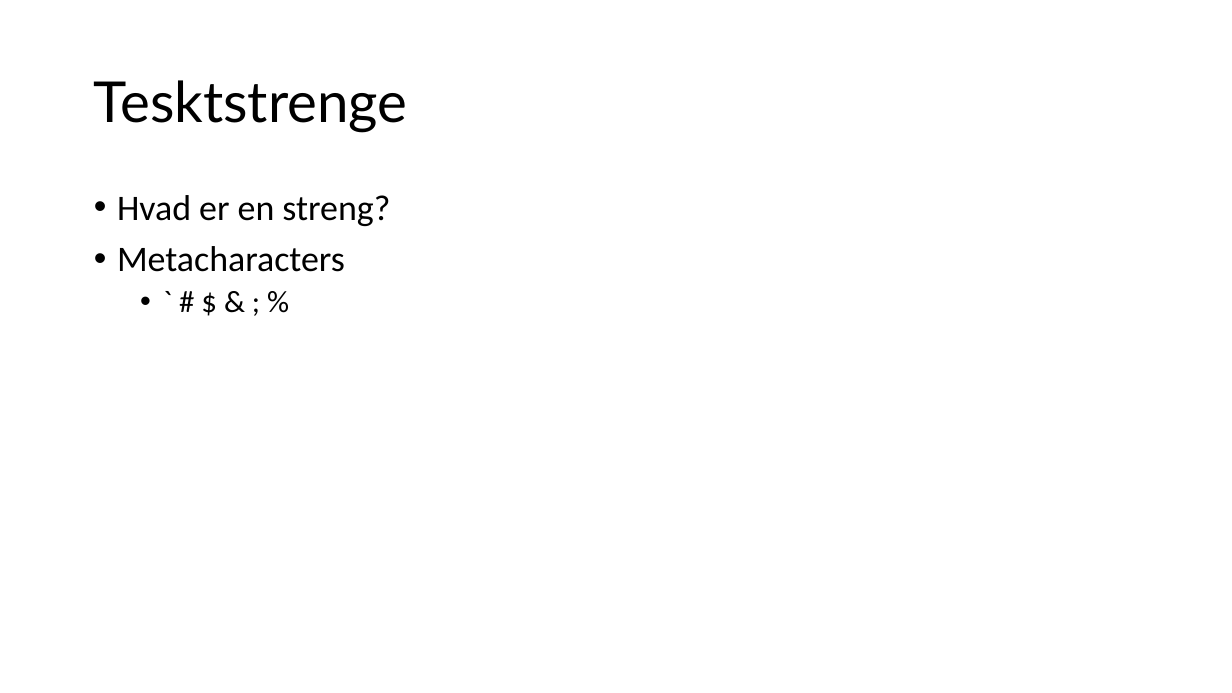
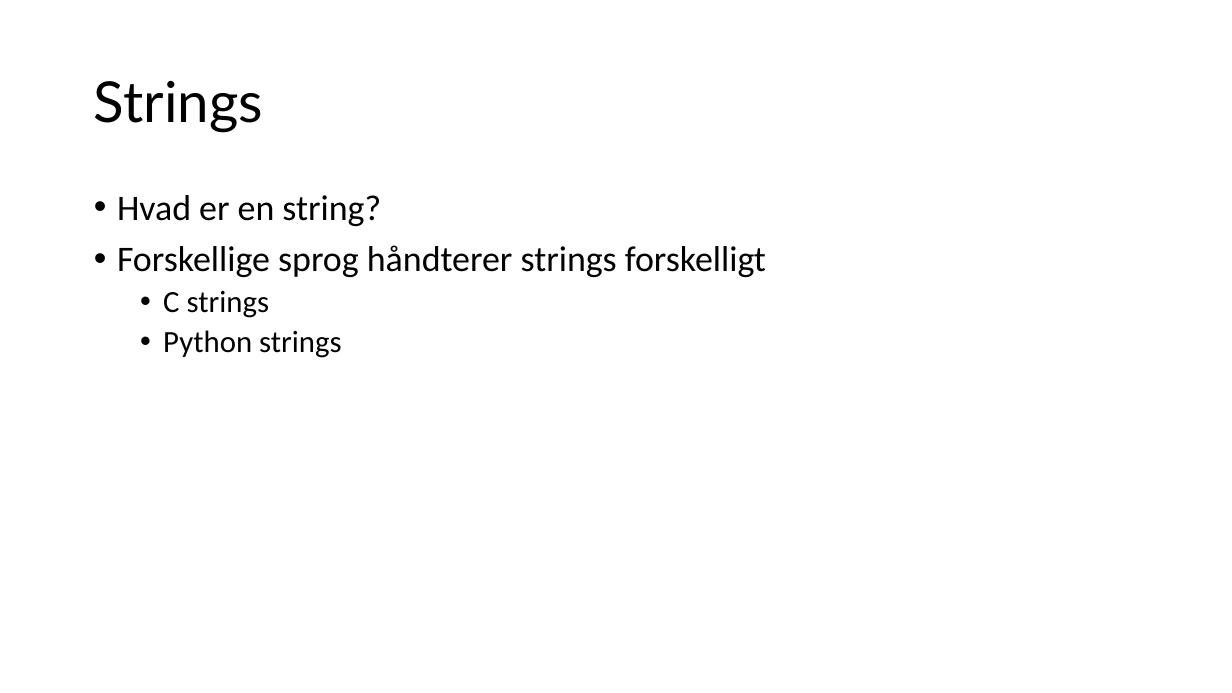
Before and after one commit to Kristiansax/kea-software-security-exam-slides, a slide deck: slide 4 of 7 - Håndtering af tekststrenge i software.pptx. Drawn at 1232x693 pixels with LibreOffice and Linux fonts; fonts in the diff are those of the drawing. Boxes give left, top, right and bottom in pixels: in the first picture for what was removed or moved away, otherwise in the second. Text is boxed around its words. In the diff, an @@ line names an element or a change of style, - is before the commit and + after.

```diff
--- a/7 - Håndtering af tekststrenge i software.pptx
+++ b/7 - Håndtering af tekststrenge i software.pptx
@@ title at (94,81,263,132): text changed @@
-Tesktstrenge
+Strings
@@ text at (117,195,766,358): text changed @@
-• Hvad er en streng?
-• Metacharacters
-  • ` # $ & ; %
+• Hvad er en string?
+• Forskellige sprog håndterer strings forskelligt
+  • C strings
+  • Python strings
```
Also in this commit, not shown: 1 slide added, 1 slide removed, 2 other files.
